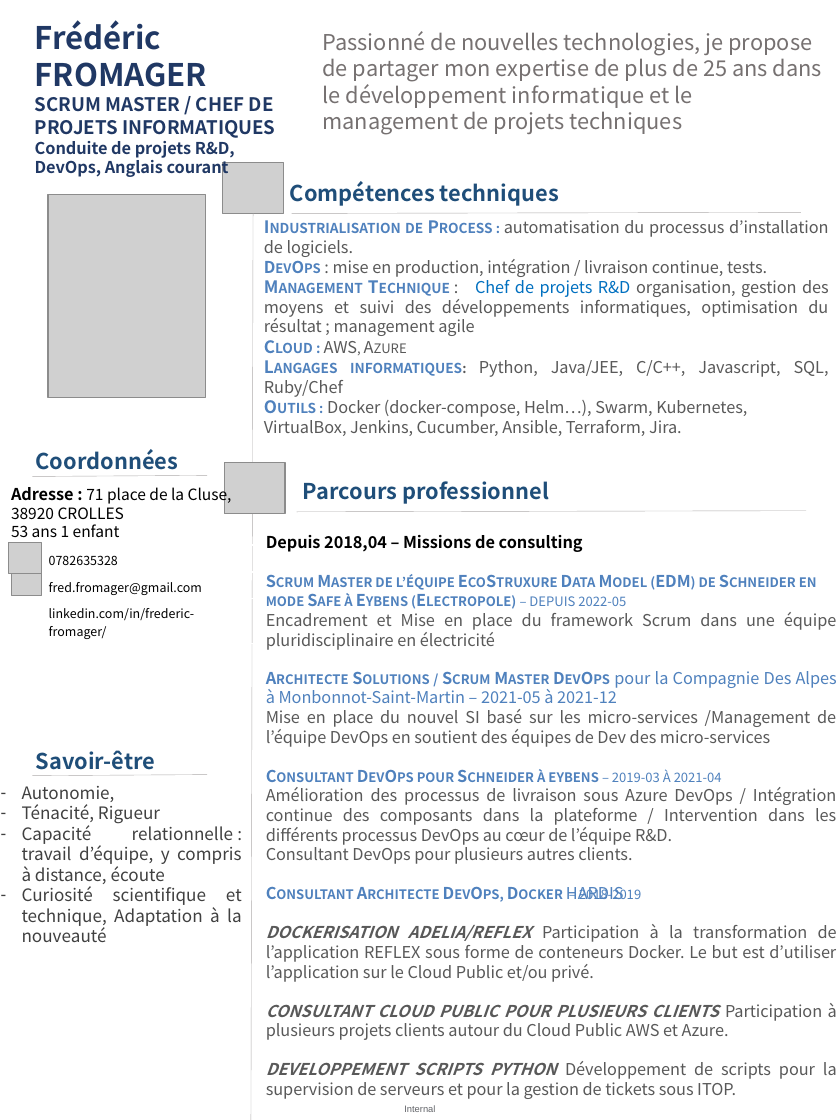
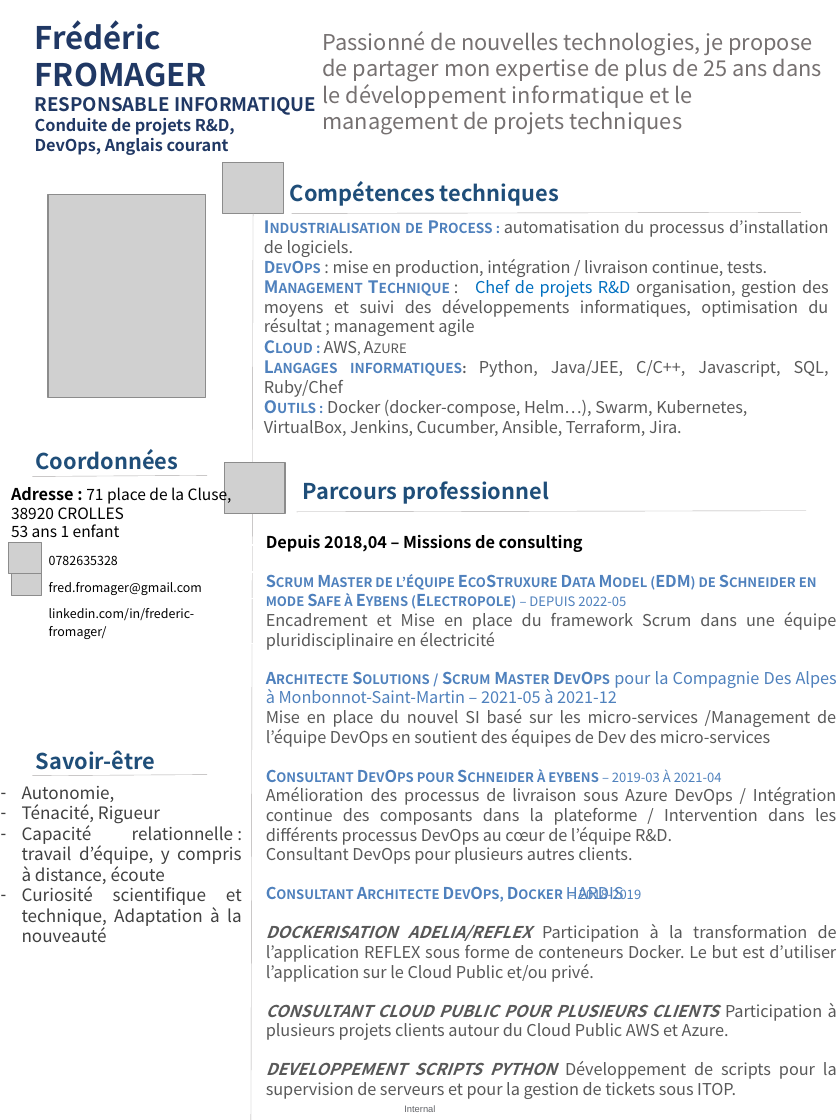
Before and after one commit to Solifred38/cv, a slide deck: slide 1 of CV_FFROMAGER.pptx. Drawn at 840x1120 pixels with LibreOffice and Linux fonts; fonts in the diff are those of the drawing; grey boxes stand for pictures; background and template pictures are left out. Boxes give left, top, right and bottom in pixels: in the first picture for what was removed or moved away, otherwise in the second. Text is boxed around its words. In the diff, an @@ line names an element or a change of style, - is before the commit and + after.

Commit message:
cv responsable informatique

```diff
--- a/CV_FFROMAGER.pptx
+++ b/CV_FFROMAGER.pptx
@@ text at [35,97,316,115]: text changed @@
-SCRUM MASTER / CHEF DE PROJETS INFORMATIQUES
+RESPONSABLE INFORMATIQUE
```
Also in this commit, not shown: 2 other files.
